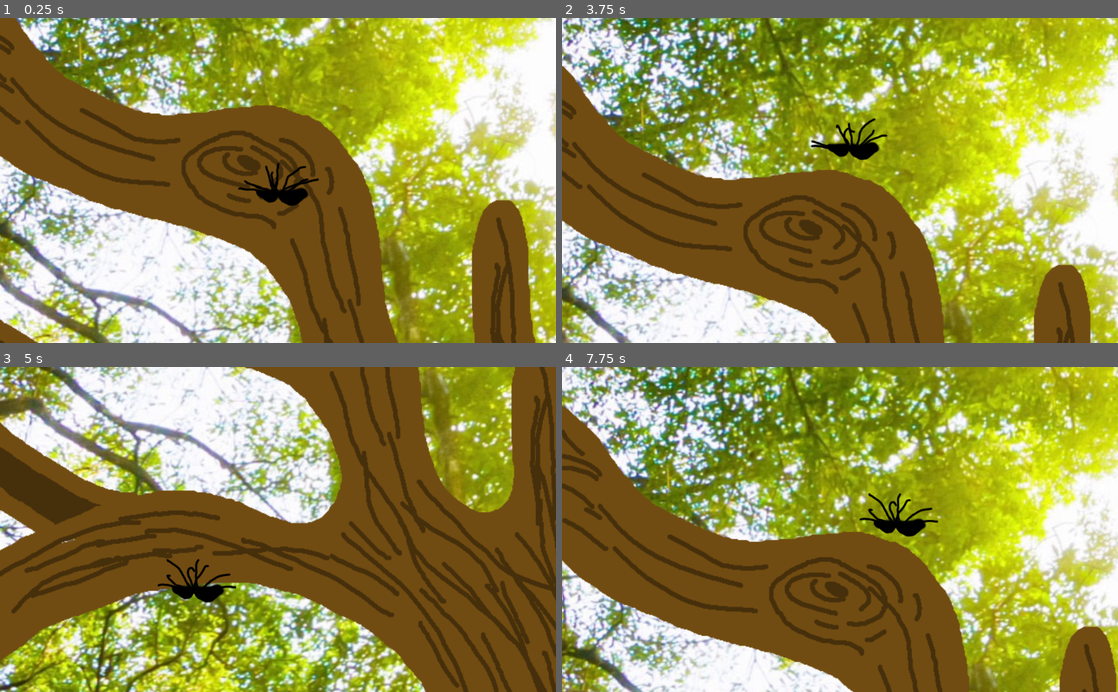
Above: before the commit, frames 1-4 (two rows, left to right).
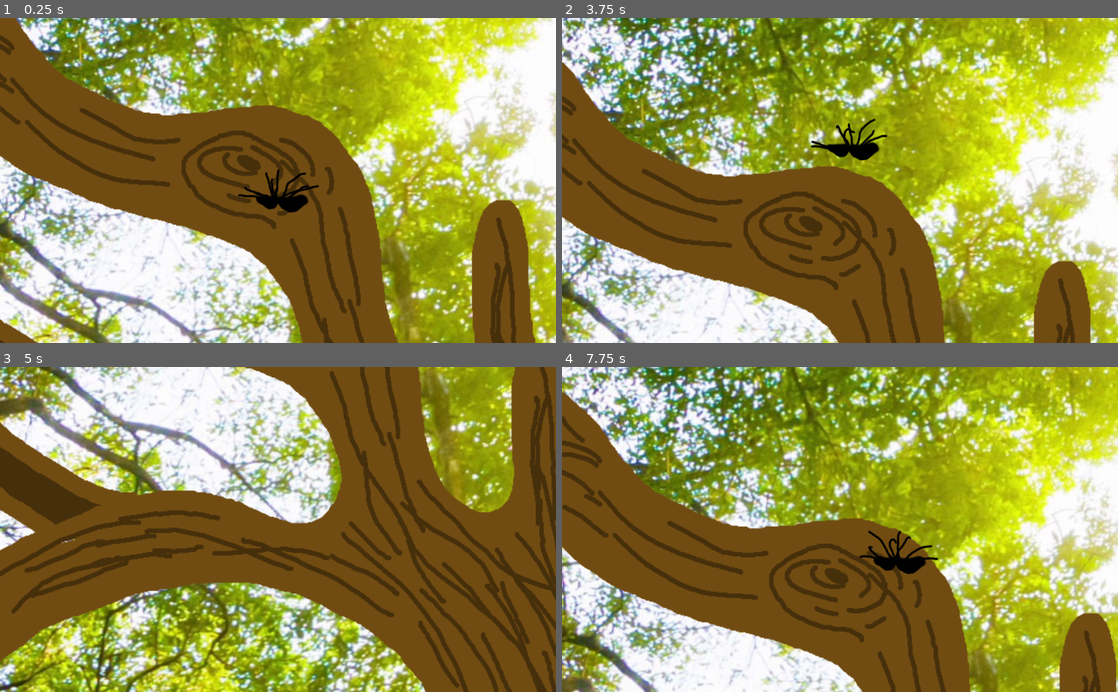
Above: after the commit, the same moments.

Repository: MarmotaGames/aracnotopia
Game: Godot game, scene res://main.tscn
Same seed, same stepped clock (60 frames per second), same inputs: the game is played once before the commit and once after it.
Inputs (mouse positions are in pixels of both pictures, inside the frame that each line leads up to):
- Up to frame 1 (0.25 s): no input
- Up to frame 2 (3.75 s): tap Enter (ui_accept) at 0.5, 0.77, 1.52, 2, 2.75, 3.02 s; move the mouse to (962, 164) at 0.52 s; hold Right (ui_right) 0.53-1.28 s; hold Right mouse button (stretchWeb) 0.53-1.28 s; click (962, 164) at 0.67 s; move the mouse to (728, 196) at 1.27 s; hold Down (ui_down) 1.28-2.03 s; tap H (aga) at 1.35 s; right-click (728, 196) at 1.55 s; move the mouse to (895, 109) at 2.02 s; hold Right (ui_right) 2.03-2.78 s; hold Right mouse button (stretchWeb) 2.03-2.78 s; tap Ctrl (attachOrDetach) at 2.1 s; move the mouse to (812, 245) at 2.77 s; hold Up (ui_up) 2.78-3.53 s; tap L (secretar) at 2.85 s; click (812, 245) at 2.92 s; right-click (812, 245) at 3.05 s; move the mouse to (1006, 229) at 3.52 s; hold Left (ui_left) from 3.53 s (still down); hold Right mouse button (stretchWeb) from 3.53 s (still down)
- Up to frame 3 (5 s): keep holding Left (ui_left); tap Enter (ui_accept) at 3.77, 4.52 s; move the mouse to (111, 480) at 4.27 s; release Right mouse button (stretchWeb) at 4.28 s; right-click (111, 480) at 4.35 s
- Up to frame 4 (7.75 s): move the mouse to (867, 529) at 5.02 s; release Left (ui_left) at 5.03 s; hold Down (ui_down) 5.03-5.78 s; hold H (aga) 5.03-5.78 s; click (867, 529) at 5.17 s; right-click (867, 529) at 5.3 s; tap Enter (ui_accept) at 5.75, 6.02, 6.5, 6.77, 7.52 s; move the mouse to (756, 448) at 5.77 s; hold Right (ui_right) 5.78-6.53 s; tap Ctrl (attachOrDetach) at 5.85 s; right-click (756, 448) at 6.05 s; move the mouse to (962, 513) at 6.52 s; hold Up (ui_up) 6.53-7.28 s; hold L (secretar) 6.53-7.28 s; right-click (962, 513) at 6.8 s; move the mouse to (728, 545) at 7.27 s; hold Right (ui_right) from 7.28 s (still down); right-click (728, 545) at 7.35 s; click (728, 545) at 7.42 s

The runs differ from the first frame. In frame 1, 0.7% of the frame differs, in the area x 42-58%, y 44-60%; in frame 2, 38%; in frame 3, 0.6%; in frame 4, 56%, in the area x 0-100%, y 0-100%.

Commit message:
Improve web stretching mechanic

Diff:
--- a/GodotProject/player/Player_rigido.gd
+++ b/GodotProject/player/Player_rigido.gd
@@ -21,7 +21,7 @@
 		if fallInit:
 #			set_linear_velocity(Vector2(0,0))
 			fallInit = false
-		gravity_scale = 10
+		gravity_scale = 15
 #		self.rotation = 5
 		self.angle = 0
 	else:
--- a/GodotProject/web/newWeb/Web.gd
+++ b/GodotProject/web/newWeb/Web.gd
@@ -3,14 +3,21 @@
 onready var spiderNode = get_node("../Spider")
 var initialMotionBoolean = false
 var stretchAlways = false
-var motionVelocity = Vector2(150,0)
-var stretchSpeed = 1
+var motionVelocity = Vector2(400,0)
+#var stretchSpeed = 3
 
 func _ready():
 	initialMotion(initialMotionBoolean)
 	spiderNode.spiderOnWeb = true
 
+	#testing
+#	$PinJoint2D.set_node_b("")
+
 func _process(delta):
+#	print("Web: ", self.linear_velocity)
+#	print("Spider: ", spiderNode.linear_velocity)
+#	print("rot: ", self.rotation_degrees)
+#	self.rotation_degrees = 45
 
 	if spiderNode.spiderOnWeb:
 		if not stretchAlways:
@@ -22,32 +29,51 @@
 		var jointPosition = $PinJoint2D.get_global_position()
 		spiderNode.set_global_position(jointPosition)
 
-#	if Input.is_action_just_pressed("detachFromWeb"):
 	if Input.is_action_just_pressed("attachOrDetach") and spiderNode.spiderOnWeb:
 		spiderNode.spiderOnWeb = false
 		$PinJoint2D.set_node_b("")
 		spiderNode.fall = true
 
 func stretchDownwards():
+	var rot = self.rotation_degrees
+	var yPercentage = 1
+	var xPercentage = 1
+
 	var scale = $Sprite.get_scale()
-	scale.y += 0.001*stretchSpeed
+	scale.y += 0.001*3
 	$Sprite.set_scale(scale)
 	$CollisionShape2D.set_scale(scale)
 
 	var spritePosition = $Sprite.get_global_position()
-	spritePosition.y += 0.116*stretchSpeed
+	var yMagicNumber = (0.116-((abs(rot)/10)*0.0130 - 0.022))*3
+	if abs(rot) > 60:
+		yPercentage = 0.94
+		xPercentage = 0.93
+	elif abs(rot) > 30:
+		yPercentage = 1
+		xPercentage = 0.98
+	else:
+		yPercentage = 0.85
+		xPercentage = 1
+
+	print("rot: ", rot)
+	spritePosition.y += yMagicNumber*yPercentage
+
+	var xMagicNumber = (0.0055-(((abs(rot)/10)*0.0115 - 0.040)/100)*1.3)*rot
+	print("xRotValue: ", xMagicNumber)
+	spritePosition.x -= xMagicNumber*xPercentage
+
 	$Sprite.set_global_position(spritePosition)
 	$CollisionShape2D.set_global_position(spritePosition)
 
+
 	var jointPosition = $PinJoint2D.get_global_position()
-	jointPosition.y += 0.23*stretchSpeed
+	jointPosition.y += 0.20*3
+
+	jointPosition.x += 0.012*abs(rot)*xPercentage
+
 	$PinJoint2D.set_global_position(jointPosition)
-#	jointPosition.y += 50
 	spiderNode.set_global_position(jointPosition)
-
-#	var spiderPosition = jointPosition
-#	spiderPosition.y += 5
-#	get_node("../Spider").set_global_position(spiderPosition)
 
 
 func initialMotion(turnedOn):
--- a/GodotProject/web/newWeb/newWeb.tscn
+++ b/GodotProject/web/newWeb/newWeb.tscn
@@ -74,12 +74,13 @@
 [node name="PinJoint2D" type="PinJoint2D" parent="Stone" index="2"]
 
 position = Vector2( 0, 16.5856 )
+z_index = 1
 node_a = NodePath("..")
 node_b = NodePath("../../Web")
 bias = 0.9
 disable_collision = true
 softness = 0.0
-_sections_unfolded = [ "Transform" ]
+_sections_unfolded = [ "Transform", "Z Index" ]
 
 [node name="Web" parent="." index="3" instance=ExtResource( 4 )]
 
@@ -88,8 +89,8 @@
 collision_mask = 0
 mass = 800.0
 gravity_scale = 10.0
-linear_velocity = Vector2( -400, 0 )
-_sections_unfolded = [ "Collision", "Linear", "Transform" ]
+linear_velocity = Vector2( -450, 0 )
+_sections_unfolded = [ "Applied Forces", "Collision", "Linear", "Transform" ]
 
 [node name="Sprite" parent="Web" index="0"]
 
@@ -116,10 +117,11 @@
 
 [node name="Spider" parent="." index="5" instance=ExtResource( 6 )]
 
-position = Vector2( 357.538, 245.878 )
+visible = false
+position = Vector2( 354.884, 263.127 )
 rotation = 3.14159
 mode = 2
-_sections_unfolded = [ "Collision", "Transform" ]
+_sections_unfolded = [ "Applied Forces", "Collision", "Linear", "Transform" ]
 
 
 [editable path="Web"]
Not shown, changed: devlog.txt
